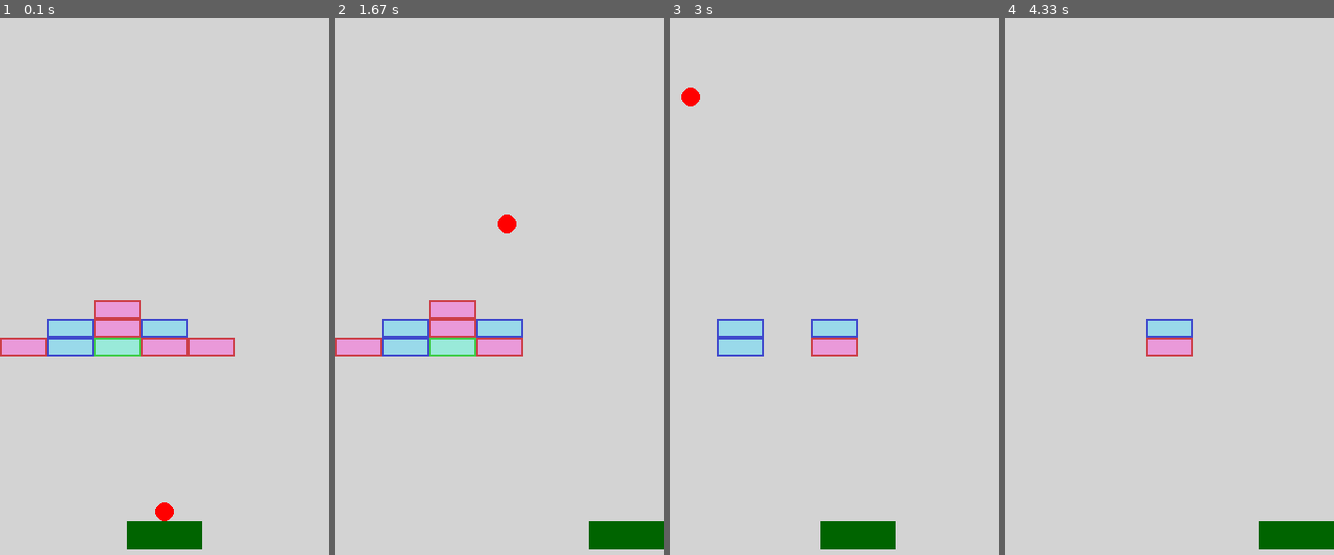
Above: before the commit, frames 1-4 (left to right).
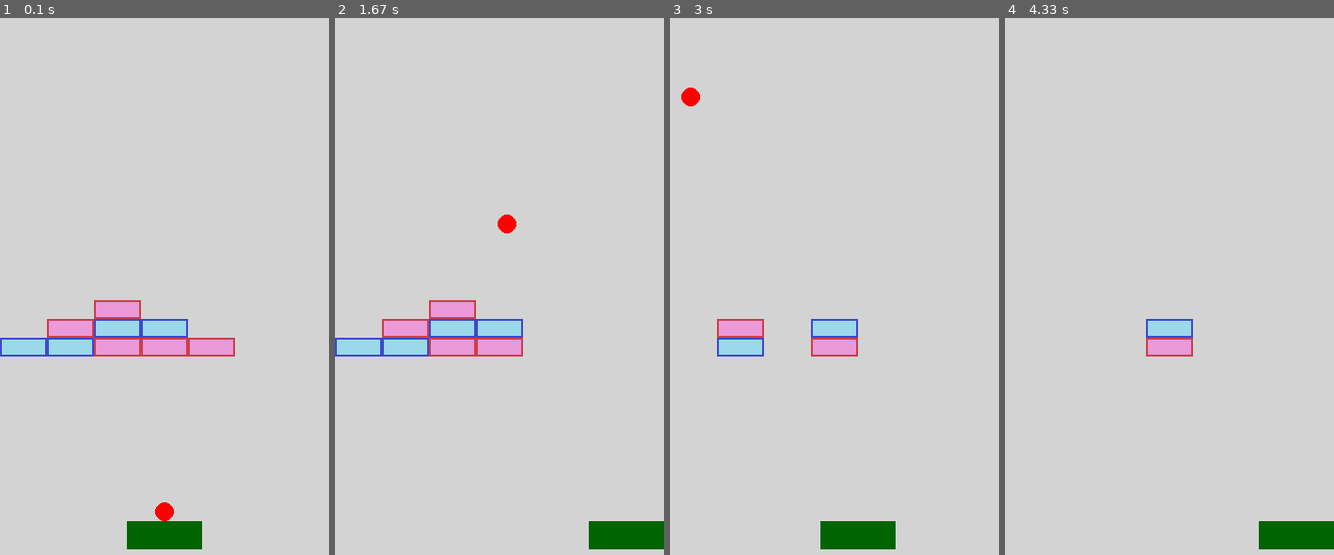
Above: after the commit, the same moments.

Repository: Tequila-Mockingbird-Chevaliers/pygameSummerJam
Game: pygame game, started from main.py
The game is run twice, just before and just after one commit, with the same random seed, the same clock (stepped at 60 frames per second) and the same inputs.
Inputs:
- Up to frame 1 (0.1 s): no input
- Up to frame 2 (1.67 s): tap Space at 0.33, 0.73, 1.03, 1.23, 1.53 s; hold Right 0.67-1.13 s; hold Right 1.17-1.63 s
- Up to frame 3 (3 s): hold Left 1.67-2.2 s; tap Space at 1.73, 2.03, 2.3, 2.6, 2.73 s; hold Left 2.23-2.63 s; hold Right from 2.67 s (still down)
- Up to frame 4 (4.33 s): tap Space at 3.03, 3.4, 3.7, 3.9, 4.2 s; release Right at 3.3 s; hold Left 3.33-3.8 s; hold Right 3.83-4.3 s

The runs differ from the first frame. In frame 1, 2.0% of the frame differs, in the area x 0-43%, y 56-64%; in frame 2, 2.0%; in frame 3, 0.5%; in frame 4, nothing differs.

Commit message:
Replace common game object init code by call to the parent init

Diff:
--- a/src/entities/ball.py
+++ b/src/entities/ball.py
@@ -15,10 +15,8 @@
         """
         Initialise Ball class
         """
-        self.image = game_state.assets.ball
-        self.rect = game_state.assets.ball.get_rect()
+        super().__init__(game_state, game_state.assets.ball)
         self.rect.center = (const.WIDTH // 2, const.HEIGHT - 75)
-        self.game_state = game_state
 
         seed = random.choice([-1, 1]) * random.randint(1, 5)
         self.direction = pygame.Vector2(
--- a/src/entities/brick.py
+++ b/src/entities/brick.py
@@ -6,10 +6,8 @@
 
 class Brick(GameObject):
     def __init__(self, game_state: GameState, grid):
-        self.image = random.choice(game_state.assets.bricks)
-        self.rect = self.image.get_rect()
+        super().__init__(game_state, random.choice(game_state.assets.bricks))
         self.rect.topleft = (grid[0] * 50, 300 + grid[1] * 20)
-        self.game_state = game_state
 
     def remove(self):
         self.game_state.add_score(10)
--- a/src/entities/game_object.py
+++ b/src/entities/game_object.py
@@ -19,6 +19,8 @@
         image: Optional[pygame.surface.Surface] = None,
         rect: Optional[pygame.rect.Rect] = None,
     ):
+        if rect is None:
+            rect = image.get_rect()
         self.image = image
         self.rect = rect
         self.game_state = game_state
--- a/src/entities/laser.py
+++ b/src/entities/laser.py
@@ -12,10 +12,8 @@
 
 class Laser(GameObject):
     def __init__(self, game_state: GameState, spaceship: Spaceship):
-        self.image = game_state.assets.laser
-        self.rect = self.image.get_rect()
+        super().__init__(game_state, game_state.assets.laser)
         self.rect.center = spaceship.rect.center
-        self.game_state = game_state
 
     def update(self):
         self.rect.y += const.LASER_SPEED
--- a/src/entities/paddle.py
+++ b/src/entities/paddle.py
@@ -8,10 +8,8 @@
 
 class Paddle(GameObject):
     def __init__(self, game_state: GameState):
-        self.image = game_state.assets.paddle
-        self.rect = self.image.get_rect()
+        super().__init__(game_state, game_state.assets.paddle)
         self.rect.center = (const.WIDTH // 2, const.HEIGHT - 50)
-        self.game_state = game_state
         self.direction = 0
 
     def events(self, events: list[pygame.event.Event]):
--- a/src/entities/spaceship.py
+++ b/src/entities/spaceship.py
@@ -7,10 +7,8 @@
 
 class Spaceship(GameObject):
     def __init__(self, game_state: GameState, location: int):
-        self.image = game_state.assets.spaceship
-        self.rect = self.image.get_rect()
+        super().__init__(game_state, game_state.assets.spaceship)
         self.rect.center = (50 + location * 100, -50)
-        self.game_state = game_state
         self.shoot_timer = Timer(const.SPACESHIP_SHOOT_TIMER, start=False)
 
     def update(self):
